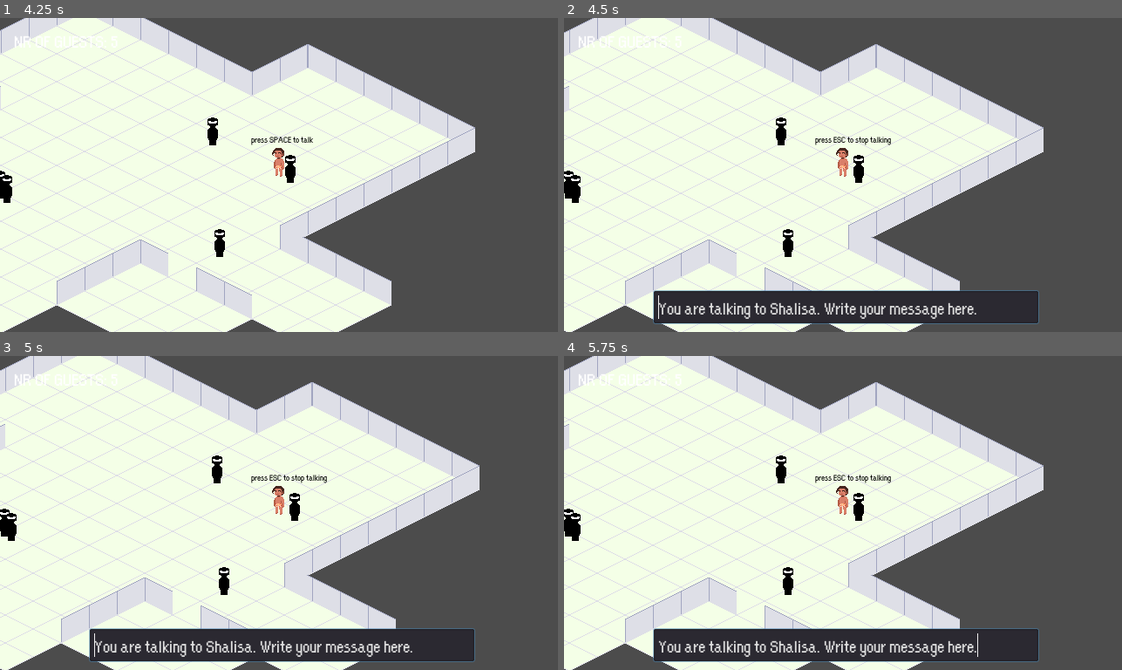
Above: before the commit, frames 1-4 (two rows, left to right).
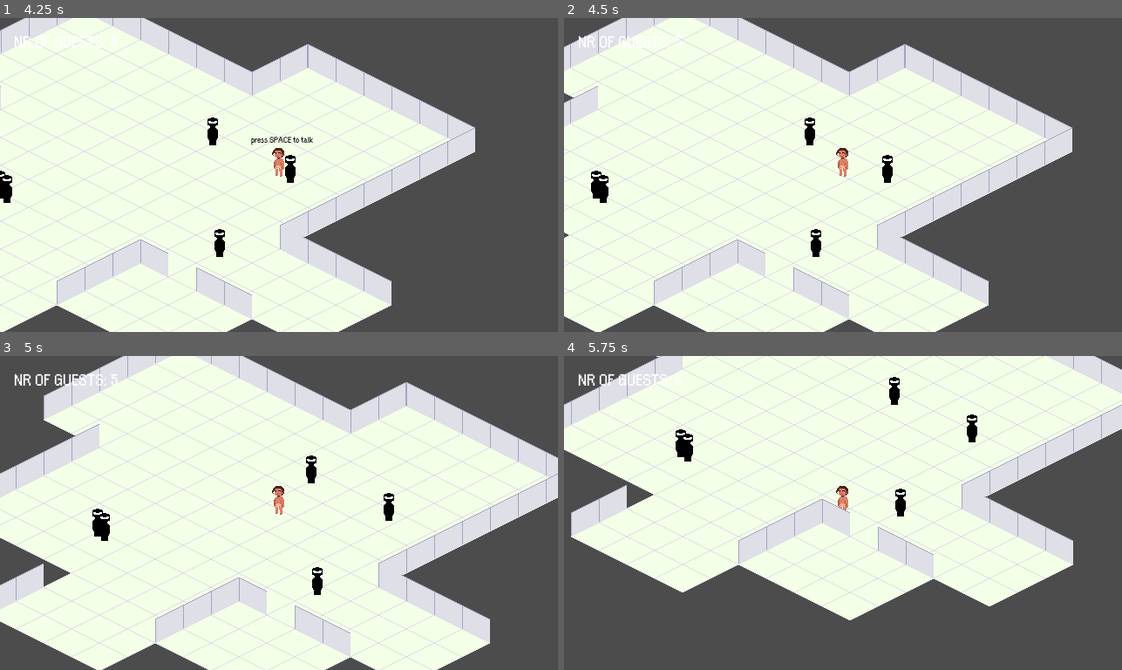
Above: after the commit, the same moments.

Repository: Boffl/language-game-prototype
Game: Godot game, scene res://Party.tscn
Two runs of this game, one before a commit and one after it. Both use one fixed random seed, a clock stepped at 60 frames per second and the inputs below.
Inputs:
- Up to frame 1 (4.25 s): tap Enter (ui_accept) at 0.5, 0.6, 0.77, 1.07, 1.35, 1.52, 1.82, 2, 2.1, 2.75, 2.85, 3.02, 3.32, 3.5, 3.6, 3.77, 4.07 s; hold Right (ui_right) 0.53-1.28 s; hold Down (ui_down) 1.28-2.03 s; hold Right (ui_right) 2.03-2.78 s; hold Up (ui_up) 2.78-3.53 s; hold Left (ui_left) from 3.53 s (still down); tap Escape (ui_cancel) at 4.15 s
- Up to frame 2 (4.5 s): keep holding Left (ui_left); tap Space at 4.25 s; tap Enter (ui_accept) at 4.35 s
- Up to frame 3 (5 s): keep holding Left (ui_left); tap Enter (ui_accept) at 4.52, 4.82 s
- Up to frame 4 (5.75 s): release Left (ui_left) at 5.03 s; hold Down (ui_down) from 5.03 s (still down); tap Enter (ui_accept) at 5.1 s

Frame 1 is identical in both runs. In frame 2, 29% of the frame differs, in the area x 0-92%, y 0-100%; in frame 3, 48%; in frame 4, 57%, in the area x 0-100%, y 0-100%.

Commit message:
add is_talking variable, to only change state and start/end a conversation (on pressing space or ESC), when one is not having one

Diff:
--- a/Player/Player.gd
+++ b/Player/Player.gd
@@ -12,6 +12,7 @@
 var response = ""
 
 var can_move = true  # simple boolean, to stop movement, when talking
+var is_talking = false
 
 
 # Called when the node enters the scene tree for the first time.
@@ -53,19 +54,22 @@
 		var partyGuest = bodies[0].get_parent()
 		# talking to the person
 		if Input.is_action_just_pressed("ui_accept"):
-			can_move = false
-			partyGuest.can_move = false
-			get_node("InteractionLabel").set_text("press ESC to stop talking")
+			if not is_talking: # change the state only if not in state
+				is_talking = true
+				can_move = false
+				partyGuest.can_move = false
+				get_node("InteractionLabel").set_text("press ESC to stop talking")
 
-			partyGuest.start_conversation()
-			print("Player is talking to " + partyGuest.guest_name)
+				partyGuest.start_conversation()
+				print("Player is talking to " + partyGuest.guest_name)
 
 		# cancel chatBox
 		if Input.is_action_just_pressed("ui_cancel"):
-			can_move = true
-			partyGuest.end_conversation()
-			get_node("InteractionLabel").set_text("press SPACE to talk")
-			partyGuest.can_move = true
+			if is_talking:
+				can_move = true
+				partyGuest.end_conversation()
+				get_node("InteractionLabel").set_text("press SPACE to talk")
+				partyGuest.can_move = true
 
 	# hide interaction label if not near any objects
 	elif bodies.size() == 0:
